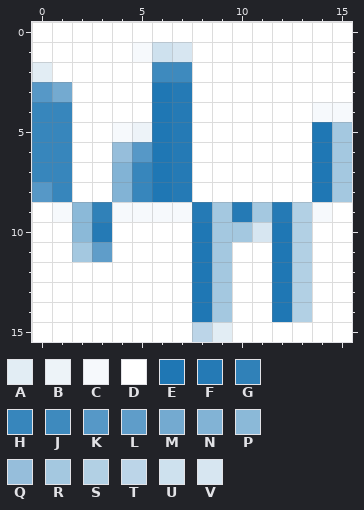
Pixel-art sprite: public/icons/docs/pandas/16.png. Above: the version before the commit.
The file is 16x16 pixels. Colours within 5 levels of each other are drawn and written as one.
Palette (. is transparent): A #e2edf4  B #edf3f8  C #f6f9fc  D #ffffff  E #1f77b4  F #257ab5  G #3081b8  H #3786bc  J #3e8abe  K #5698c7  L #5f9dc9  M #74aad0  N #82b3d5  P #8bb9d8  Q #96bedb  R #a4c8e0  S #b2d0e4  T #bcd5e8  U #cee1ee  V #d7e6f1
Pixels before, first column x 0:
 0 DDDDDDDDDDDDDDDD
 1 DDDDDCUVDDDDDDDD
 2 ADDDDDJJDDDDDDDD
 3 KMDDDDEFDDDDDDDD
 4 HHDDDDEFDDDDDDCC
 5 HHDDCBEFDDDDDDER
 6 HHDDQKEFDDDDDDER
 7 HHDDNHEFDDDDDDER
 8 KHDDNHEFDDDDDDER
 9 DCPGCCCCFRFRFSCD
10 DDPFDDDDERRVESDD
11 DDRLDDDDERDDESDD
12 DDDDDDDDERDDESDD
13 DDDDDDDDERDDESDD
14 DDDDDDDDERDDESDD
15 DDDDDDDDTADDDDDD
The same view after the edit:
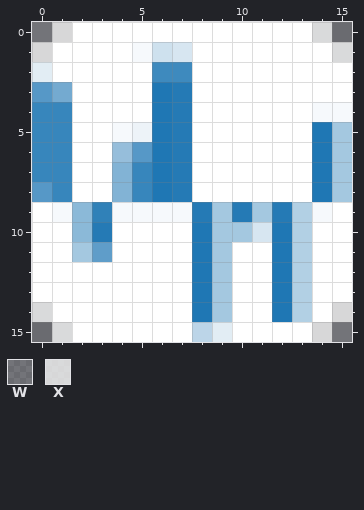
Colours new in this view: W #ffffff3e  X #ffffffcb
The edit:
y 0: x 0..1 DD -> WX; x 14..15 DD -> XW
y 1: x 0 D -> X; x 15 D -> X
y 14: x 0 D -> X; x 15 D -> X
y 15: x 0..1 DD -> WX; x 14..15 DD -> XW
Where, in picture pixels (left, top, right, bottom), the same in both pictures:
changed: (32, 22, 72, 62)
changed: (312, 22, 352, 62)
changed: (32, 302, 72, 342)
changed: (312, 302, 352, 342)
